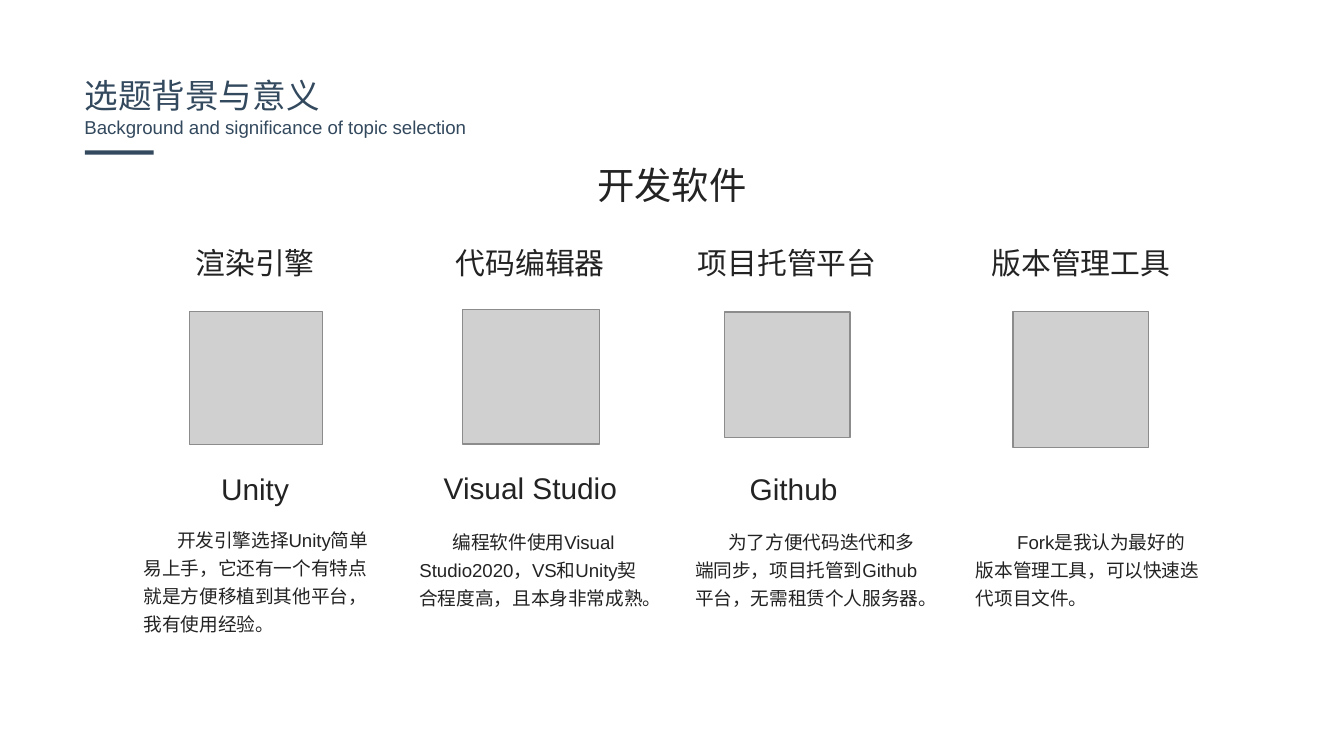
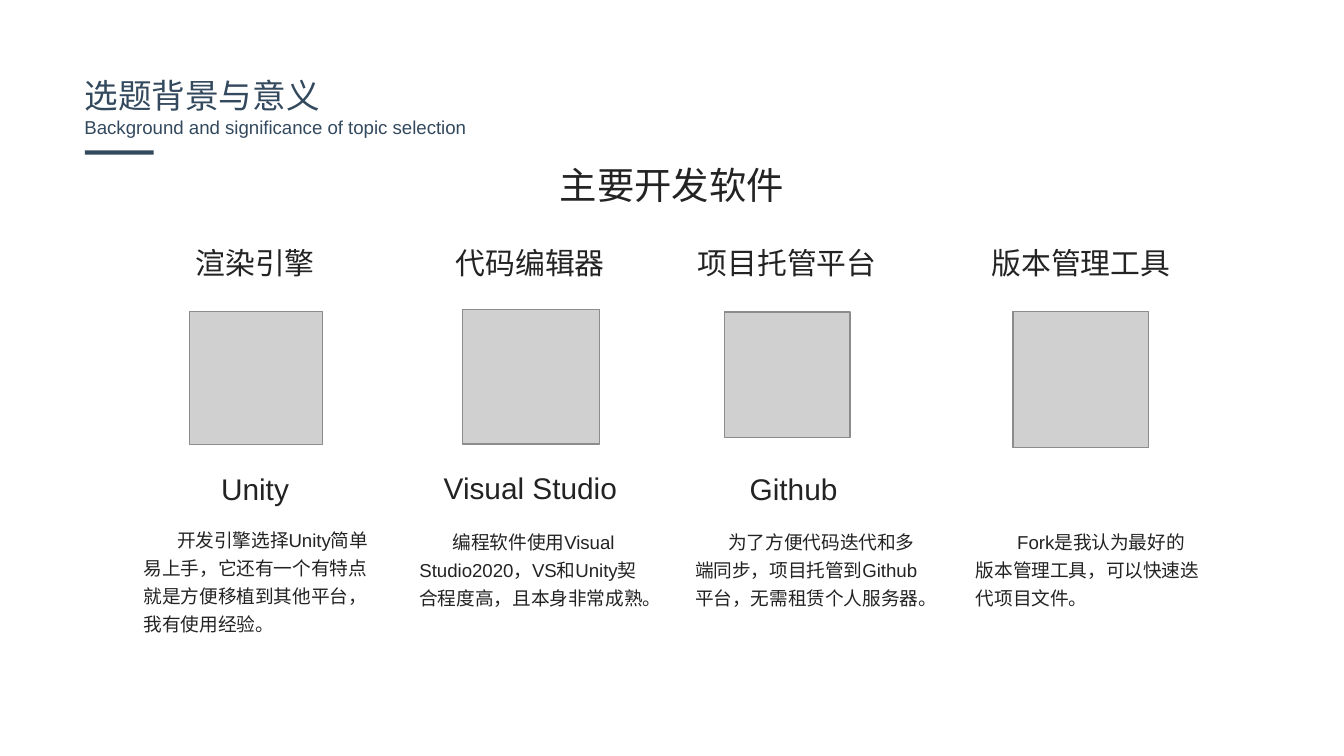
Before and after one commit to dehema/Unity-TotalWar, a slide deck: slide 7 of Product/文档/答辩PPT.pptx (slide 6 before the commit). Drawn at 1344x756 pixels with LibreOffice and Linux fonts; fonts in the diff are those of the drawing; grey boxes stand for pictures; background and template pictures are left out. Boxes give left, top, right and bottom in pixels: in the first picture for what was removed or moved away, otherwise in the second. Text is boxed around its words. In the diff, an @@ line names an element or a change of style, - is before the commit and + after.

```diff
--- a/Product/文档/答辩PPT.pptx
+++ b/Product/文档/答辩PPT.pptx
@@ text at (560,167,784,202): text changed @@
-开发软件
+主要开发软件
```
Also in this commit, not shown: 3 other slides changed, 1 slide added.
